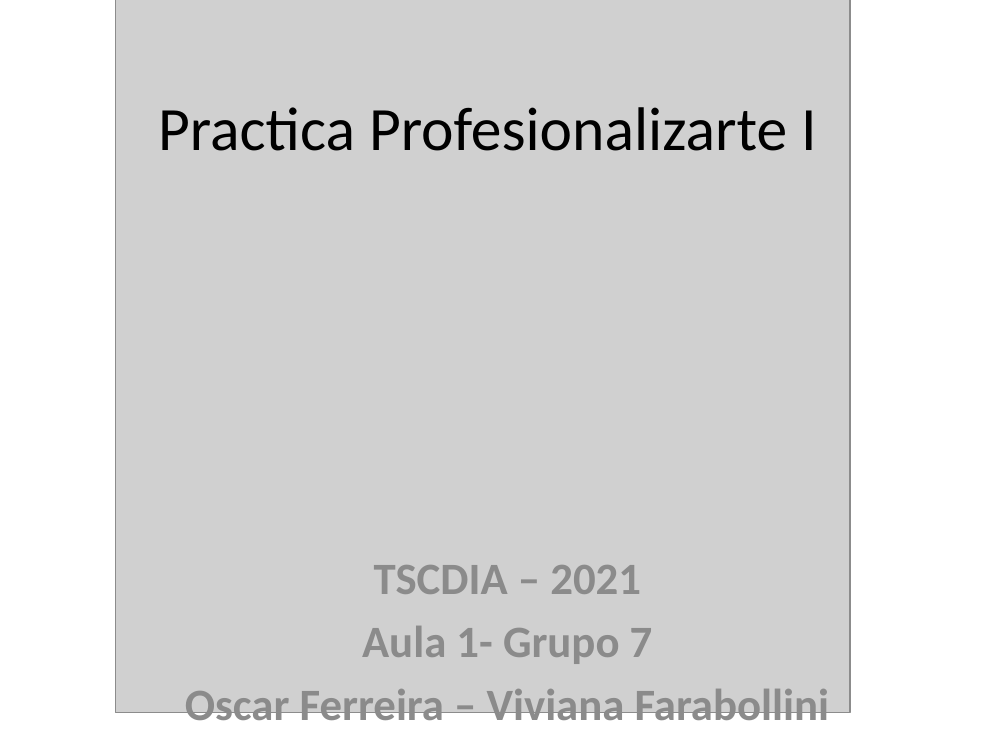
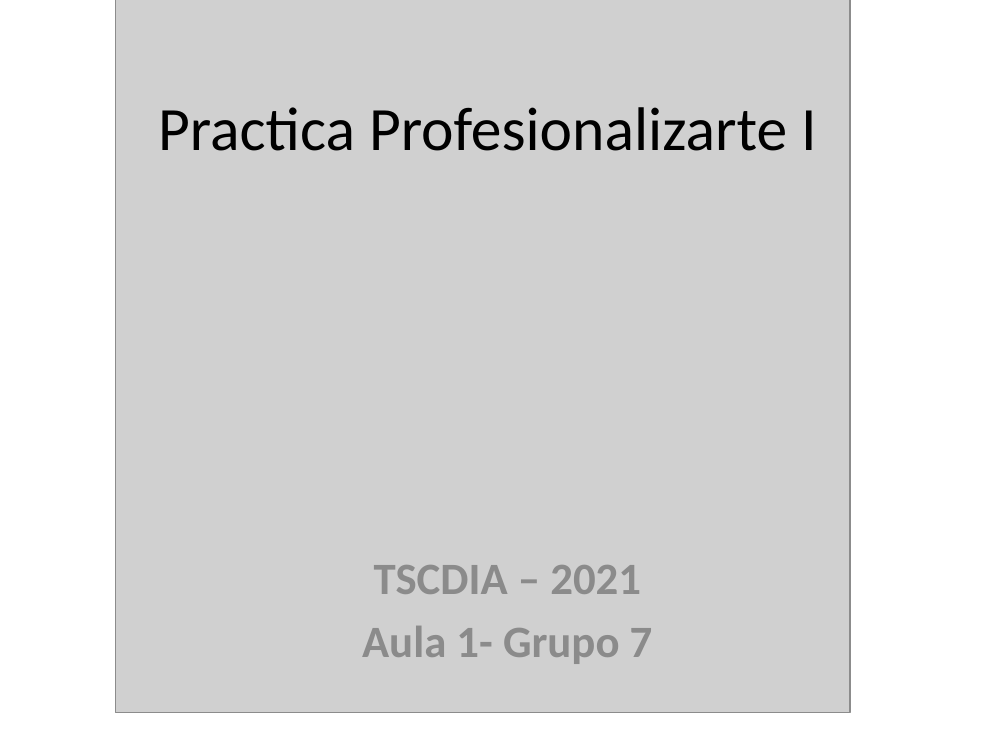
Before and after one commit to pptscdia2021/pp12021grupo7_a1-grupo-7, a slide deck: slide 1 of Practica Profesionalizarte I.pptx. Drawn at 1008x756 pixels with LibreOffice and Linux fonts; fonts in the diff are those of the drawing; grey boxes stand for pictures. Boxes give left, top, right and bottom in pixels: in the first picture for what was removed or moved away, otherwise in the second. Text is boxed around its words. In the diff, an @@ line names an element or a change of style, - is before the commit and + after.

```diff
--- a/Practica Profesionalizarte I.pptx
+++ b/Practica Profesionalizarte I.pptx
@@ subtitle at [185,689,830,732]: paragraph removed @@
-Oscar Ferreira – Viviana Farabollini
```
